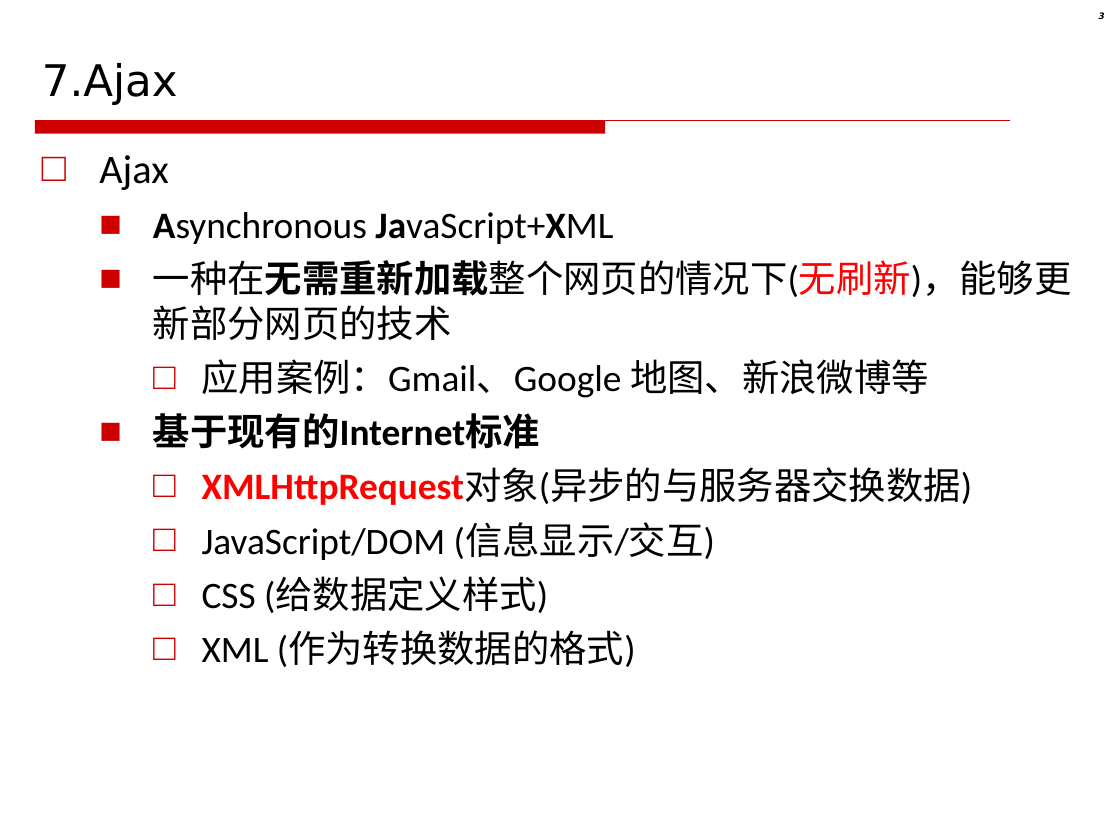
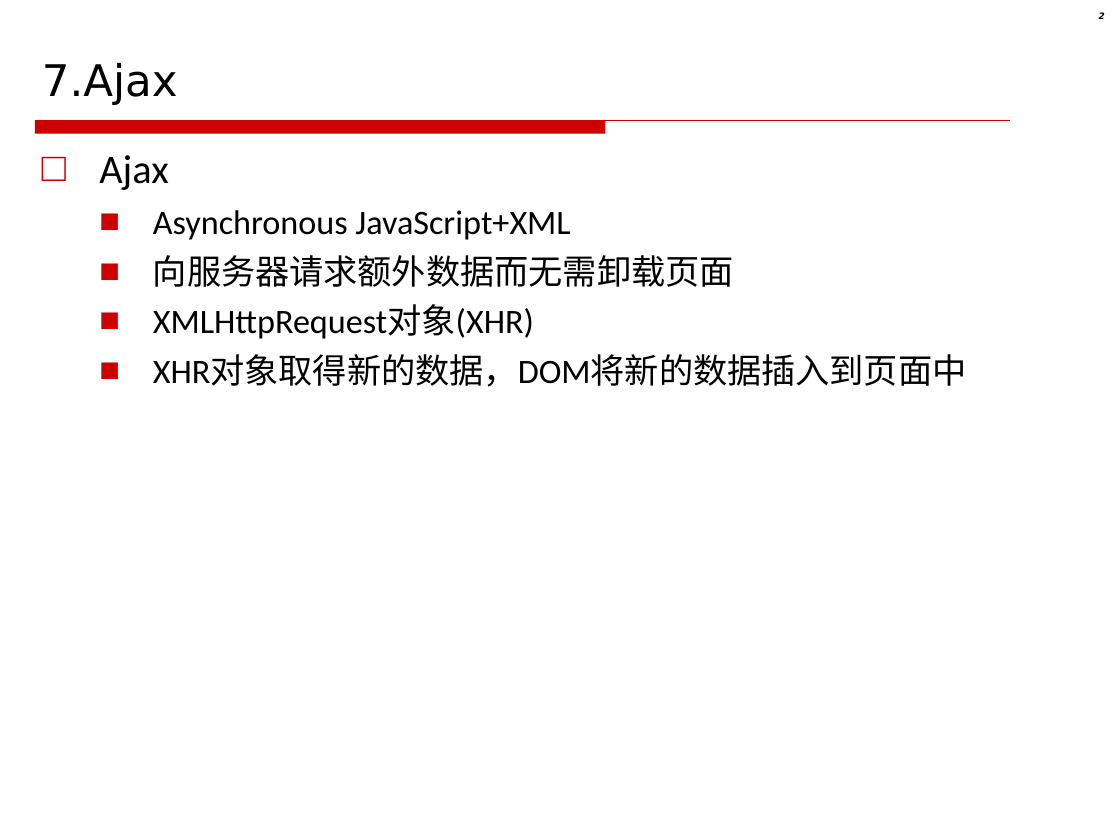
Before and after one commit to akikohaku/CSU-PPT, a slide deck: slide 2 of Web技术-2021/07.Ajax.ppt (slide 3 before the commit). Drawn at 1120x840 pixels with LibreOffice and Linux fonts; fonts in the diff are those of the drawing; background and template pictures are left out. Boxes give left, top, right and bottom in pixels: in the first picture for what was removed or moved away, otherwise in the second. Text is boxed around its words. In the diff, an @@ line names an element or a change of style, - is before the commit and + after.

```diff
--- a/Web技术-2021/07.Ajax.ppt
+++ b/Web技术-2021/07.Ajax.ppt
@@ text at <box>153,210,570,240</box>: size 24 to 22 pt, bold off in "Asynchronous JavaScript+XML" @@
@@ text at <box>153,255,967,387</box>: text changed; size 24 to 22 pt @@
-  ■ 一种在无需重新加载整个网页的情况下(无刷新)，能够更新部分网页的技术
-    □ 应用案例：Gmail、Google 地图、新浪微博等
-  ■ 基于现有的Internet标准
-    □ XMLHttpRequest对象(异步的与服务器交换数据)
-    □ JavaScript/DOM (信息显示/交互)
-    □ CSS (给数据定义样式)
-    □ XML (作为转换数据的格式)
+  ■ 向服务器请求额外数据而无需卸载页面
+  ■ XMLHttpRequest对象(XHR)
+  ■ XHR对象取得新的数据，DOM将新的数据插入到页面中
```
Also in this commit, not shown: 4 other slides changed, 1 slide added, 24 slides removed, 19 other files.
